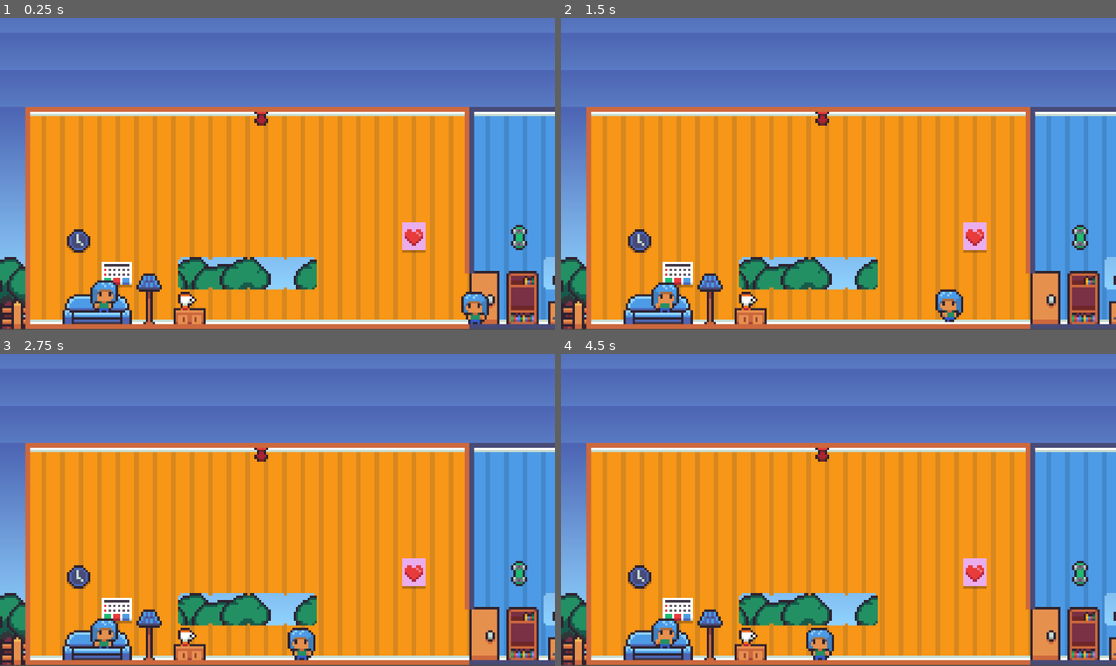
Above: before the commit, frames 1-4 (two rows, left to right).
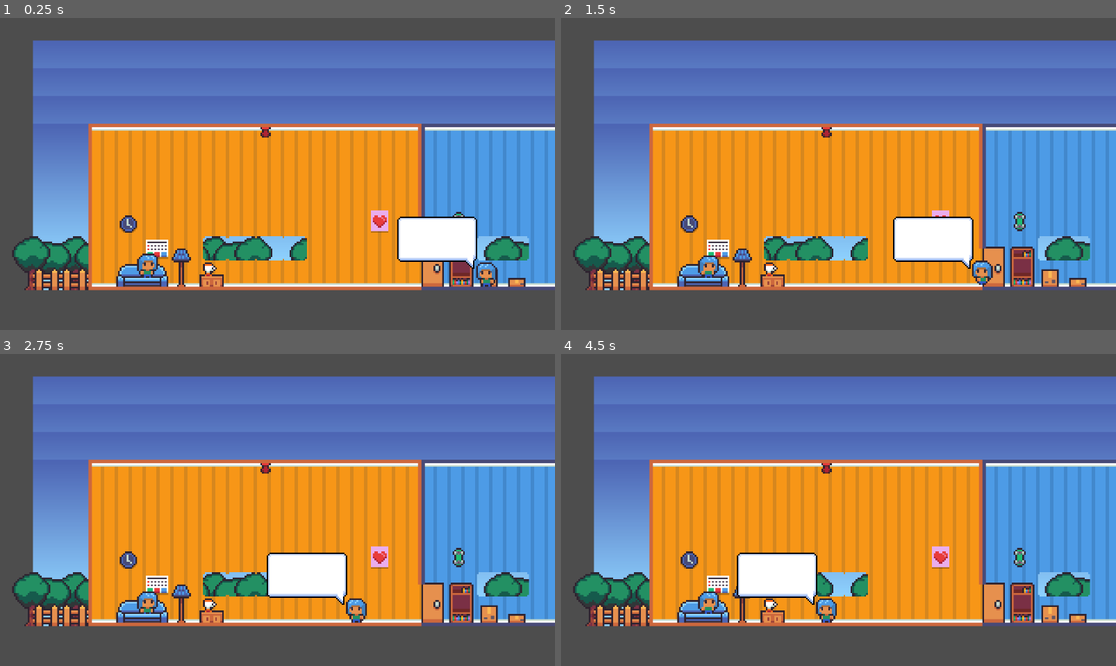
Above: after the commit, the same moments.

Repository: RamenFN/ChoiceMatters
Game: Godot game, scene res://scenes/game_manager.tscn
Two runs of this game, one before a commit and one after it. Both use one fixed random seed, a clock stepped at 60 frames per second and the inputs below. Before the commit the project has no main scene; this scene is started directly in both runs.
Inputs:
- Up to frame 1 (0.25 s): no input
- Up to frame 2 (1.5 s): hold Y (approve) 0.53-1.28 s; tap N (disapprove) at 0.8, 1.35 s
- Up to frame 3 (2.75 s): tap Y (approve) at 1.55 s; hold Y (approve) from 2.03 s (still down); tap N (disapprove) at 2.3 s
- Up to frame 4 (4.5 s): release Y (approve) at 2.78 s; tap N (disapprove) at 2.85, 3.8, 4.35 s; tap Y (approve) at 3.05 s; hold Y (approve) 3.53-4.28 s

The runs differ from the first frame. In frame 1, 61% of the frame differs, in the area x 0-100%, y 0-100%; in frame 2, 62%; in frame 3, 62%; in frame 4, 62%.

Commit message:
start of dialogue system

Diff:
--- /dev/null
+++ b/Dialogues/json/JohnDoe.json
@@ -0,0 +1,7 @@
+[
+    {"name": "John Doe", "text": "Hello there..."},
+    {"name": "John Doe", "text": "Im John Doe"},
+    {"name": "John Doe", "text": "Welcome to the game"},
+    {"name": "John Doe", "text": "It is pretty easy to understand!"},
+    {"name": "John Doe", "text": "Goodbye"}
+]
--- a/project.godot
+++ b/project.godot
@@ -11,6 +11,7 @@
 [application]
 
 config/name="ChoiceMatter"
+run/main_scene="res://scenes/game_manager.tscn"
 config/features=PackedStringArray("4.2", "GL Compatibility")
 config/icon="res://icon.svg"
 
--- a/scenes/NPC.tscn
+++ b/scenes/NPC.tscn
@@ -1,7 +1,8 @@
-[gd_scene load_steps=14 format=3 uid="uid://shcl7h4kaxu4"]
+[gd_scene load_steps=15 format=3 uid="uid://shcl7h4kaxu4"]
 
 [ext_resource type="Texture2D" uid="uid://jpbvut8eralo" path="res://assets/Female.png" id="1_iu8dn"]
 [ext_resource type="Script" path="res://scripts/NPC.gd" id="1_whc4b"]
+[ext_resource type="Texture2D" uid="uid://cu6nu3vi4ah25" path="res://assets/text bubble.png" id="3_j2b3v"]
 
 [sub_resource type="AtlasTexture" id="AtlasTexture_3gxk4"]
 atlas = ExtResource("1_iu8dn")
@@ -104,4 +105,9 @@
 [node name="Timer" type="Timer" parent="."]
 autostart = true
 
+[node name="TextBubble" type="Sprite2D" parent="."]
+position = Vector2(-30, -11)
+scale = Vector2(0.796875, 0.796875)
+texture = ExtResource("3_j2b3v")
+
 [connection signal="timeout" from="Timer" to="." method="_on_timer_timeout"]
--- /dev/null
+++ b/scenes/dialogue.tscn
@@ -0,0 +1,37 @@
+[gd_scene load_steps=4 format=3 uid="uid://bjr5xo4swytqu"]
+
+[ext_resource type="Script" path="res://scripts/dialogue.gd" id="1_c6iao"]
+[ext_resource type="Texture2D" uid="uid://cu6nu3vi4ah25" path="res://assets/text bubble.png" id="1_lx1dp"]
+[ext_resource type="FontFile" uid="uid://dbk06ejhgbh6c" path="res://assets/PixelSerif_16px_v02.ttf" id="2_0gc3v"]
+
+[node name="Dialogue" type="CanvasLayer"]
+script = ExtResource("1_c6iao")
+d_file = "res://Dialogues/json/JohnDoe.json"
+
+[node name="NinePatchRect" type="NinePatchRect" parent="."]
+offset_left = 1.0
+offset_top = 1.0
+offset_right = 264.0
+offset_bottom = 210.0
+texture = ExtResource("1_lx1dp")
+region_rect = Rect2(2.79762, 3.30051, 64.1953, 40.6127)
+
+[node name="Name" type="RichTextLabel" parent="NinePatchRect"]
+offset_left = 28.0
+offset_top = 26.0
+offset_right = 118.0
+offset_bottom = 42.0
+theme_override_colors/default_color = Color(0, 0, 0, 1)
+theme_override_fonts/normal_font = ExtResource("2_0gc3v")
+theme_override_font_sizes/normal_font_size = 16
+text = "Name"
+
+[node name="Chat" type="RichTextLabel" parent="NinePatchRect"]
+offset_left = 42.0
+offset_top = 42.0
+offset_right = 227.0
+offset_bottom = 156.0
+theme_override_colors/default_color = Color(0, 0, 0, 1)
+theme_override_fonts/normal_font = ExtResource("2_0gc3v")
+theme_override_font_sizes/normal_font_size = 16
+text = "Chat..."
--- a/scenes/game_manager.tscn
+++ b/scenes/game_manager.tscn
@@ -628,8 +628,8 @@
 position = Vector2(34, 97)
 
 [node name="NPC" parent="." instance=ExtResource("3_3hvtt")]
-position = Vector2(202, 102)
+position = Vector2(237, 102)
 
 [node name="Camera2D" type="Camera2D" parent="."]
 position = Vector2(109, 45)
-zoom = Vector2(8, 8)
+zoom = Vector2(6, 6)
--- a/scripts/NPC.gd
+++ b/scripts/NPC.gd
@@ -1,7 +1,7 @@
 extends CharacterBody2D
 
 # Constants for states
-enum { WALKIN, IDLE, HAPPY, WALKBACK }
+enum { WALKIN, IDLE, HAPPY, WALKBACK, OFFSCREEN }
 
 # Speed of movement
 const SPEED = 30
@@ -18,11 +18,12 @@
 func _ready():
 	randomize()
 	target_position = Vector2(100, position.y)  # Set the initial target position
-	if timer:
-		timer.start()  # Ensure the Timer starts
-	else:
-		print("Error: Timer not found")
 
+func _input(event):
+	if event.is_action_pressed("approve") && current_state == IDLE:
+		current_state = HAPPY
+	elif event.is_action_pressed("disapprove") && current_state == IDLE:
+		current_state = WALKBACK
 # Physics process function to handle movement
 func _physics_process(delta):
 	match current_state:
@@ -39,11 +40,15 @@
 		WALKBACK:
 			dir = Vector2.RIGHT
 			animated_sprite.flip_h = false
+			animated_sprite.play("walk")
+			target_position = Vector2(243, position.y)
 			move_to_target()
 		WALKIN:
 			dir = Vector2.LEFT
 			animated_sprite.flip_h = true
 			move_to_target()
+			if position.distance_to(target_position) == 1.5:
+				print("Starting dialouge")
 
 # Move function to handle movement
 func move_to_target():
@@ -57,11 +62,11 @@
 # Function called when the Timer times out
 func _on_Timer_timeout():
 	if timer:
-		timer.wait_time = choose([0.5, 1, 1.5])
+		timer.wait_time = choose([1, 2, 2.5])
 		timer.start()  # Restart the timer
 	else:
 		print("Error: Timer not found")
-	current_state = IDLE
+
 
 # Choose function to pick a random element from an array
 func choose(array):
--- /dev/null
+++ b/scripts/dialogue.gd
@@ -0,0 +1,26 @@
+extends CanvasLayer
+
+@export_file("*.json") var d_file: String
+
+var dialogue = []
+
+func _ready():
+	start()
+
+func start():
+	dialogue = load_dialogue()
+	if dialogue.size() > 0:
+		$NinePatchRect/Name.text = dialogue[0]['name']
+		$NinePatchRect/Chat.text = dialogue[0]['text']
+
+func load_dialogue():
+	var file = FileAccess.open(d_file, FileAccess.READ)
+	if file:
+		var content = file.get_as_text()
+		file.close()
+		var result = JSON.parse_string(content)
+		if typeof(result) == TYPE_DICTIONARY and result.has("error") and result.error == OK:
+			return result.result
+		elif typeof(result) == TYPE_ARRAY:
+			return result
+	return []
Binary file added: assets/PixelSerif_16px_v02.ttf
Not shown, added: assets/PixelSerif_16px_v02.ttf.import
Binary file added: assets/text bubble.png
Not shown, added: assets/text bubble.png.import
